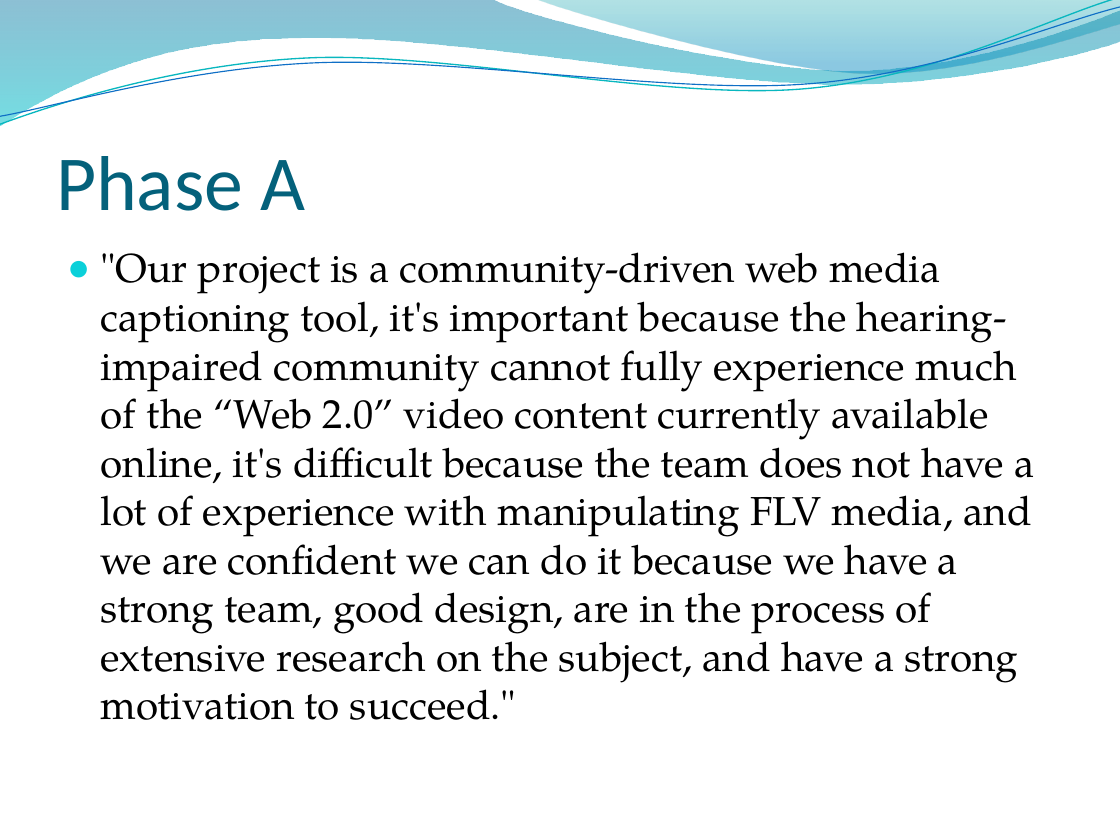
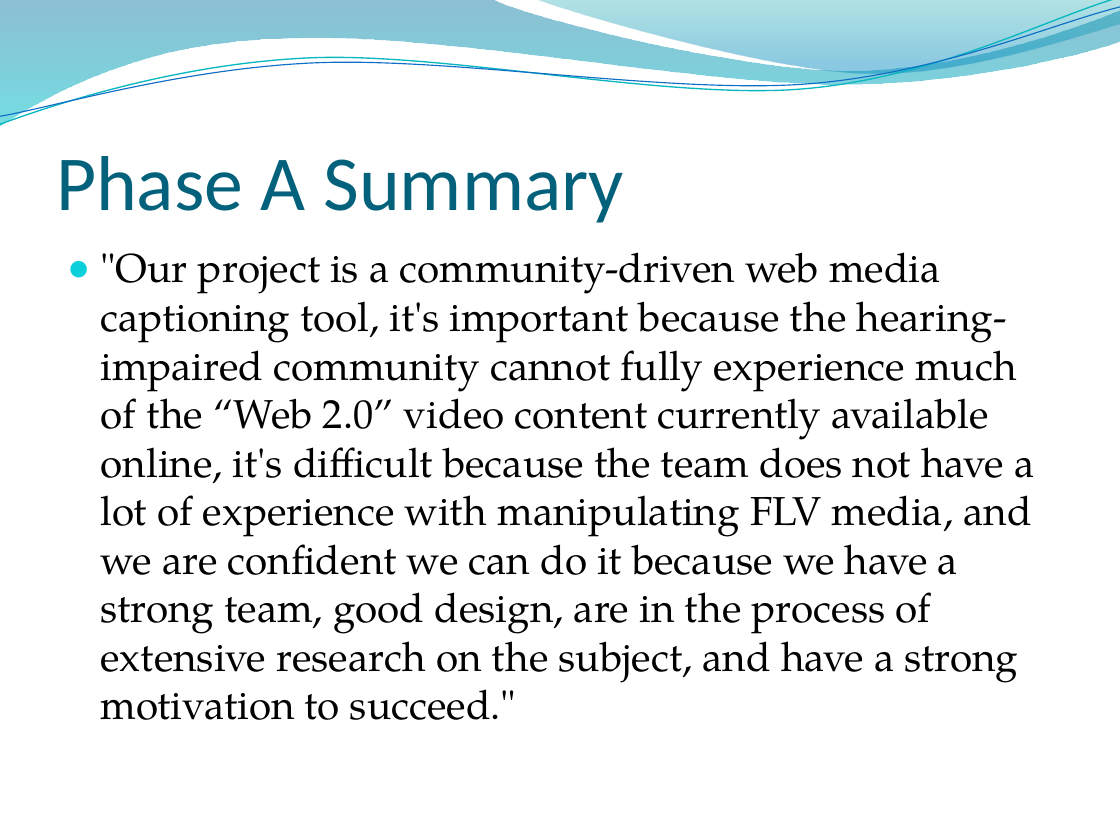
Before and after one commit to ProjPossibility/pp-community-captioner, a slide deck: slide 4 of CC.pptx (slide 3 before the commit). Drawn at 1120x840 pixels with LibreOffice and Linux fonts; fonts in the diff are those of the drawing; background and template pictures are left out. Boxes give left, top, right and bottom in pixels: in the first picture for what was removed or moved away, otherwise in the second. Text is boxed around its words. In the diff, an @@ line names an element or a change of style, - is before the commit and + after.

```diff
--- a/CC.pptx
+++ b/CC.pptx
@@ title at [56, 156, 624, 223]: text changed @@
-Phase A
+Phase A Summary
```
Also in this commit, not shown: 1 other slide changed, 1 slide added, 1 slide removed.
